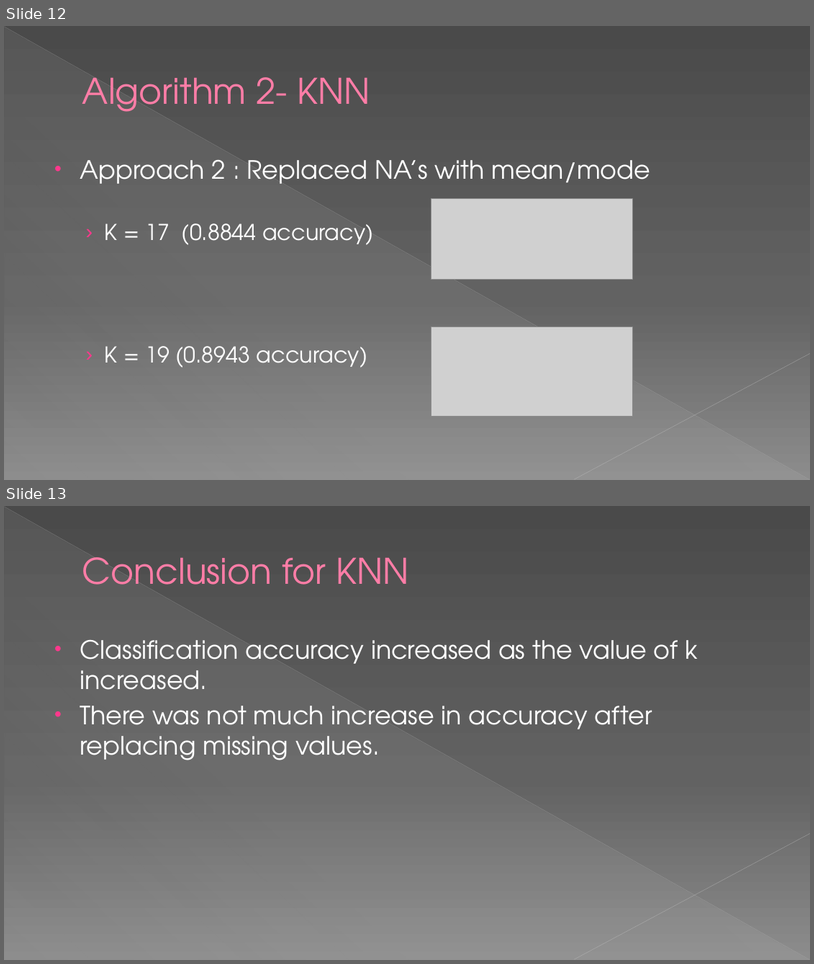
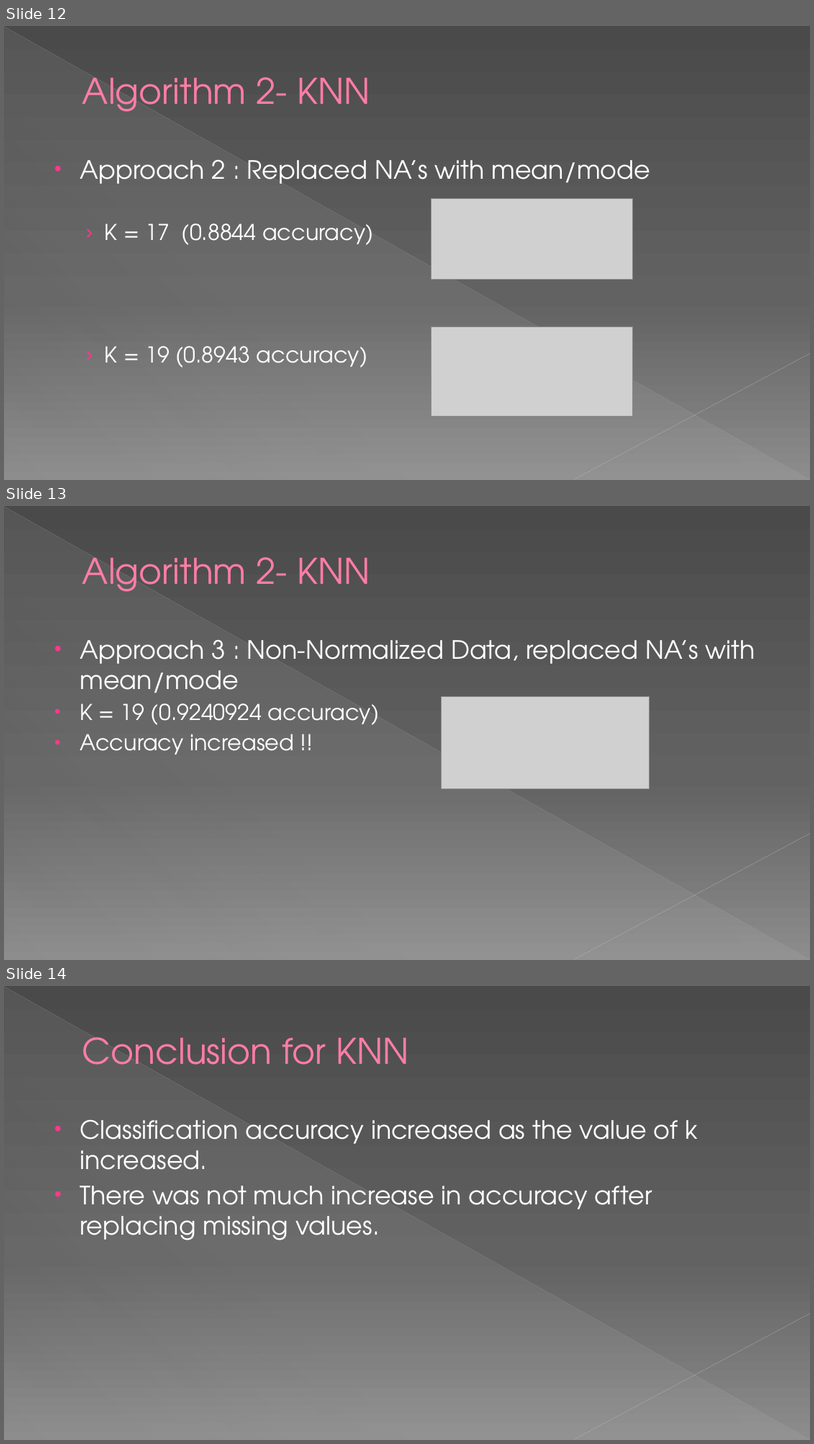
Before and after one commit to dhavalaM/CS513-Project, a slide deck: Presentation_YPS.pptx. Shown one above the other, each under a label of ours: slides 12 and 13 before the commit, slides 12, 13 and 14 after it. The pictures are 814x964 and 814x1444 pixels, drawn with LibreOffice and Linux fonts; fonts in the diff are those of the drawing; grey boxes stand for pictures. Boxes give left, top, right and bottom in pixels: in the first picture for what was removed or moved away, otherwise in the second. Text is boxed around its words. In the diff, an @@ line names an element or a change of style, - is before the commit and + after.

```diff
--- a/Presentation_YPS.pptx
+++ b/Presentation_YPS.pptx
@@ slide 13 added at box(4, 506, 810, 960), background gradient #4A4A4A to #626262 to #8C8C8C; not listed: 3 template elements that a slide beside it also shows @@
@@ title added at box(82, 557, 370, 592), 42 pt, text #FF7DA7 @@
+Algorithm 2- KNN
@@ text added at box(80, 640, 756, 754), 30 pt, text #FFFFFF @@
+• Approach 3 : Non-Normalized Data, replaced NA’s with mean/mode
+  • K = 19 (0.9240924 accuracy)
+  • Accuracy increased !!
@@ picture added at box(441, 697, 650, 788) @@
@@ what was slide 13 is now slide 14 @@
```
Also in this commit, not shown: 2 slides changed.
